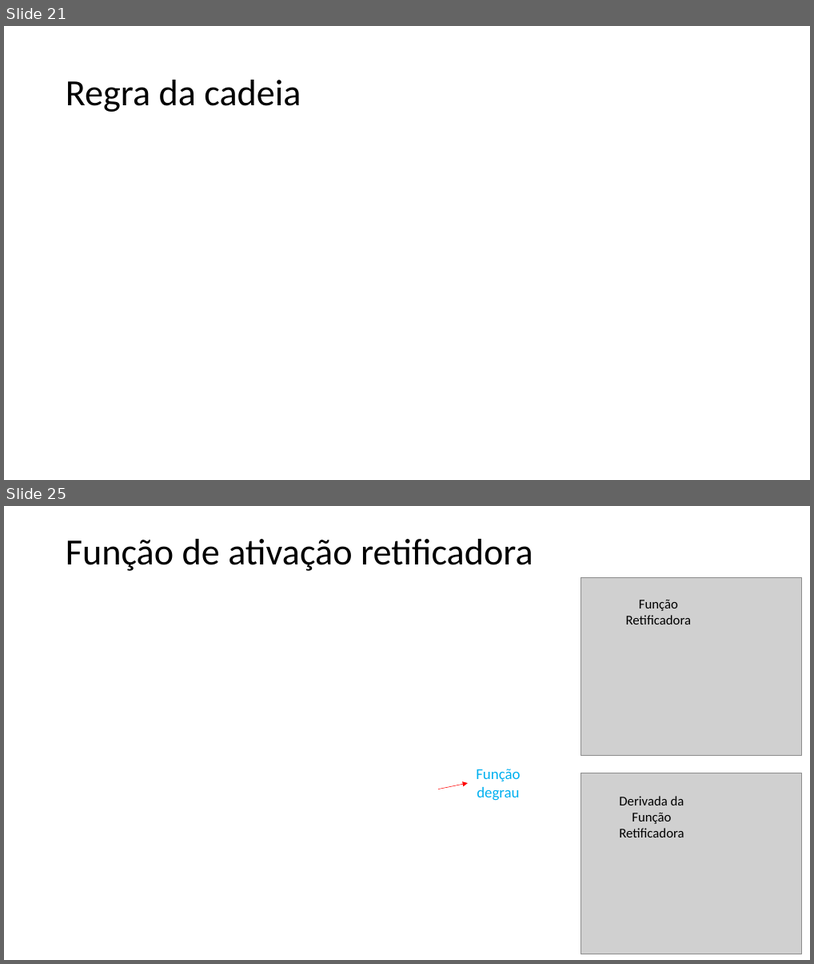
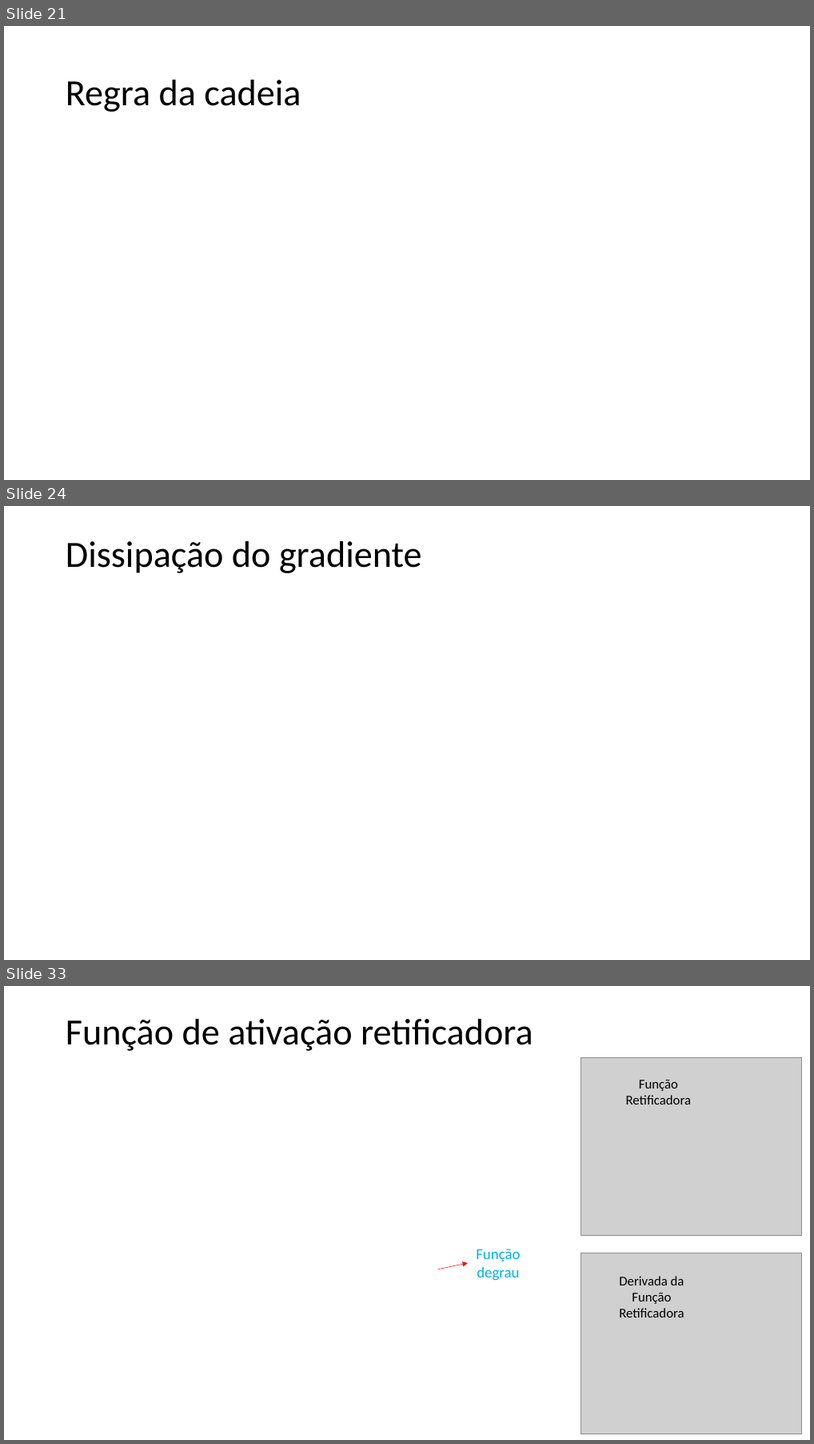
Before and after one commit to zz4fap/t320_aprendizado_de_maquina, a slide deck: slides/T320_Redes_Neurais_Artificiais (Parte II).pptx. Shown one above the other, each under a label of ours: slides 21 and 25 before the commit, slides 21, 24 and 33 after it; the slides between them are not shown. The pictures are 814x964 and 814x1444 pixels, drawn with LibreOffice and Linux fonts; fonts in the diff are those of the drawing; grey boxes stand for pictures. Boxes give left, top, right and bottom in pixels: in the first picture for what was removed or moved away, otherwise in the second. Text is boxed around its words. In the diff, an @@ line names an element or a change of style, - is before the commit and + after.

```diff
--- a/slides/T320_Redes_Neurais_Artificiais (Parte II).pptx
+++ b/slides/T320_Redes_Neurais_Artificiais (Parte II).pptx
@@ slide 24 added at <box>4,506,810,960</box>, background #FFFFFF @@
@@ title added at <box>66,541,422,573</box>, 44 pt, text #000000 @@
+Dissipação do gradiente
@@ what was slide 25 is now slide 33 @@
```
Also in this commit, not shown: 2 slides changed, 7 other slides added.
